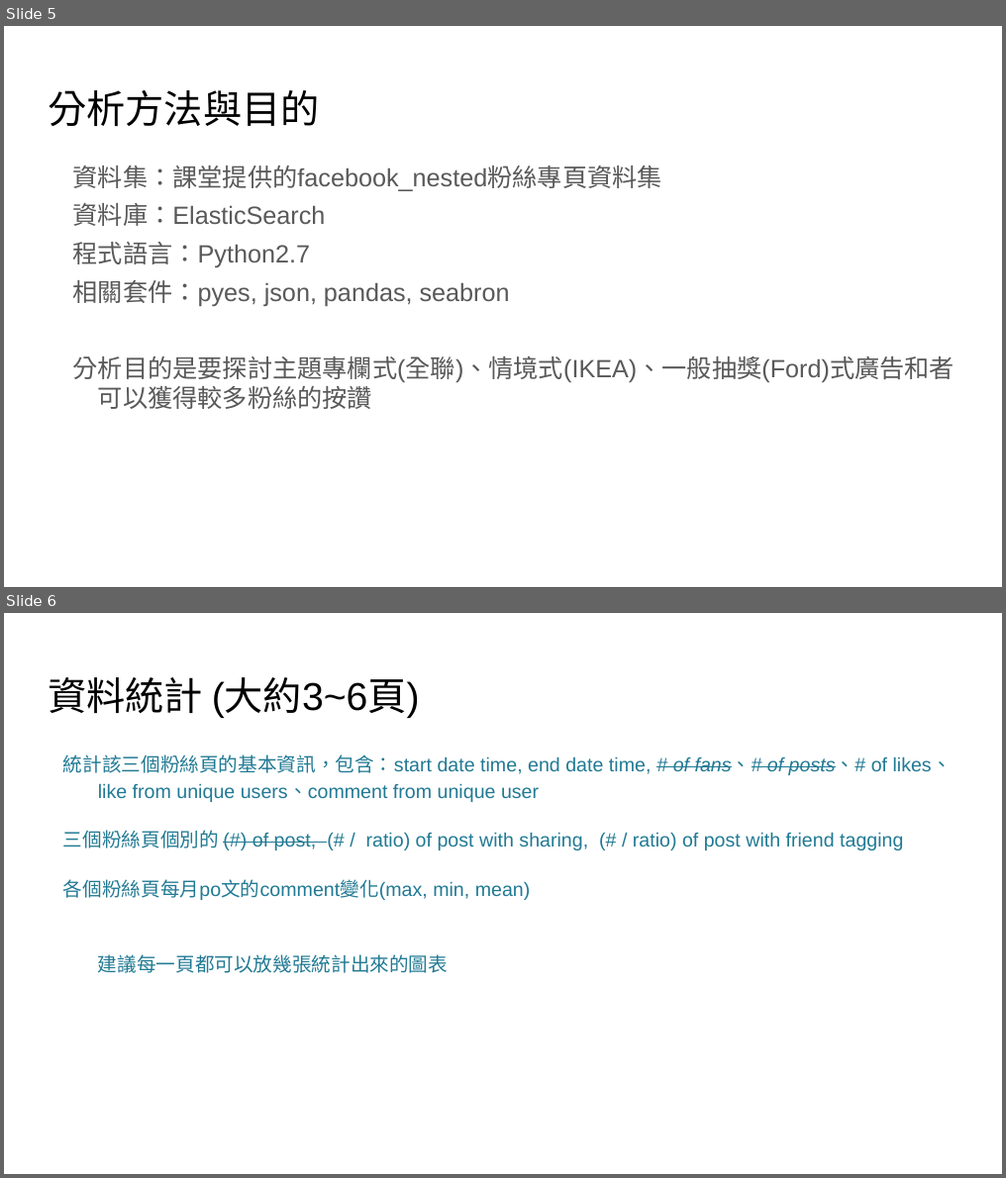
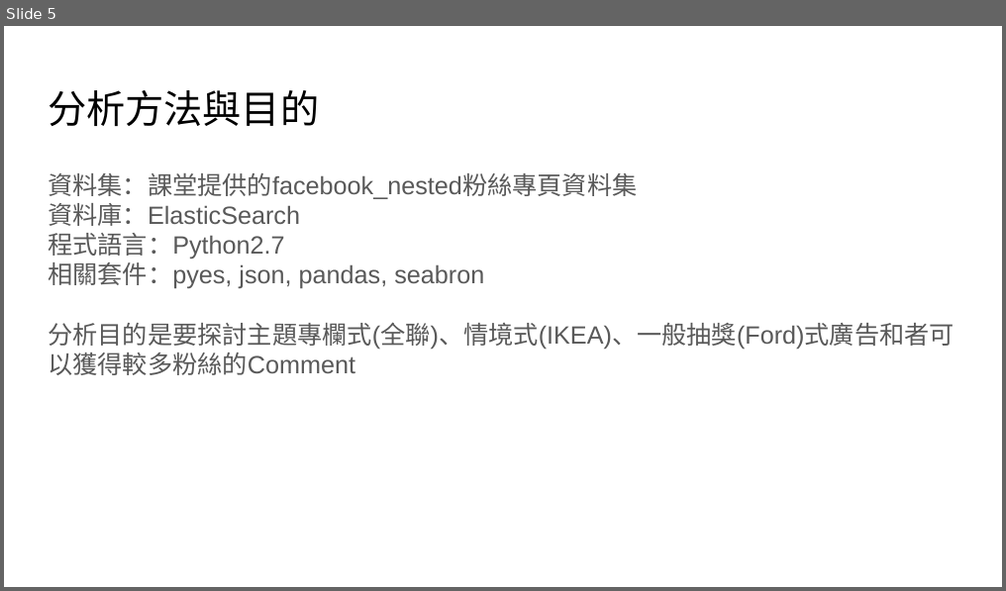
Before and after one commit to leadwort15027/SocialMedia_Final, a slide deck: Final_Project.pptx. Shown one above the other, each under a label of ours: slides 5 and 6 before the commit, slide 5 after it. The pictures are 1006x1178 and 1006x591 pixels, drawn with LibreOffice and Linux fonts; fonts in the diff are those of the drawing. Boxes give left, top, right and bottom in pixels: in the first picture for what was removed or moved away, otherwise in the second. Text is boxed around its words. In the diff, an @@ line names an element or a change of style, - is before the commit and + after.

```diff
--- a/Final_Project.pptx
+++ b/Final_Project.pptx
@@ slide 6 removed at box(4, 613, 1002, 1174), background #FFFFFF @@
@@ title removed at box(48, 677, 420, 718) @@
-資料統計 (大約3~6頁)
@@ text removed at box(63, 755, 951, 973) @@
-統計該三個粉絲頁的基本資訊，包含：start date time, end date time, # of fans、# of posts、# of likes、like from unique users、comment from unique user
-三個粉絲頁個別的 (#) of post, (# / ratio) of post with sharing, (# / ratio) of post with friend tagging
-各個粉絲頁每月po文的comment變化(max, min, mean)
-建議每一頁都可以放幾張統計出來的圖表
@@ slide 5 changed as well @@
@@ text "資料集：課堂提供的facebook_nested粉絲專頁資料集": place and size @@
-text "資料集：課堂提供的facebook_nested粉絲專頁資料集" at box(73, 166, 954, 409)
+text "資料集：課堂提供的facebook_nested粉絲專頁資料集" at box(48, 174, 954, 375)
@@ text at box(48, 174, 637, 288): indent changed; less space between paragraphs @@
@@ text at box(48, 322, 954, 375): text changed @@
-分析目的是要探討主題專欄式(全聯)、情境式(IKEA)、一般抽獎(Ford)式廣告和者可以獲得較多粉絲的按讚
+分析目的是要探討主題專欄式(全聯)、情境式(IKEA)、一般抽獎(Ford)式廣告和者可以獲得較多粉絲的Comment
```
Also in this commit, not shown: 6 other slides changed, 3 slides added, 2 other files.
